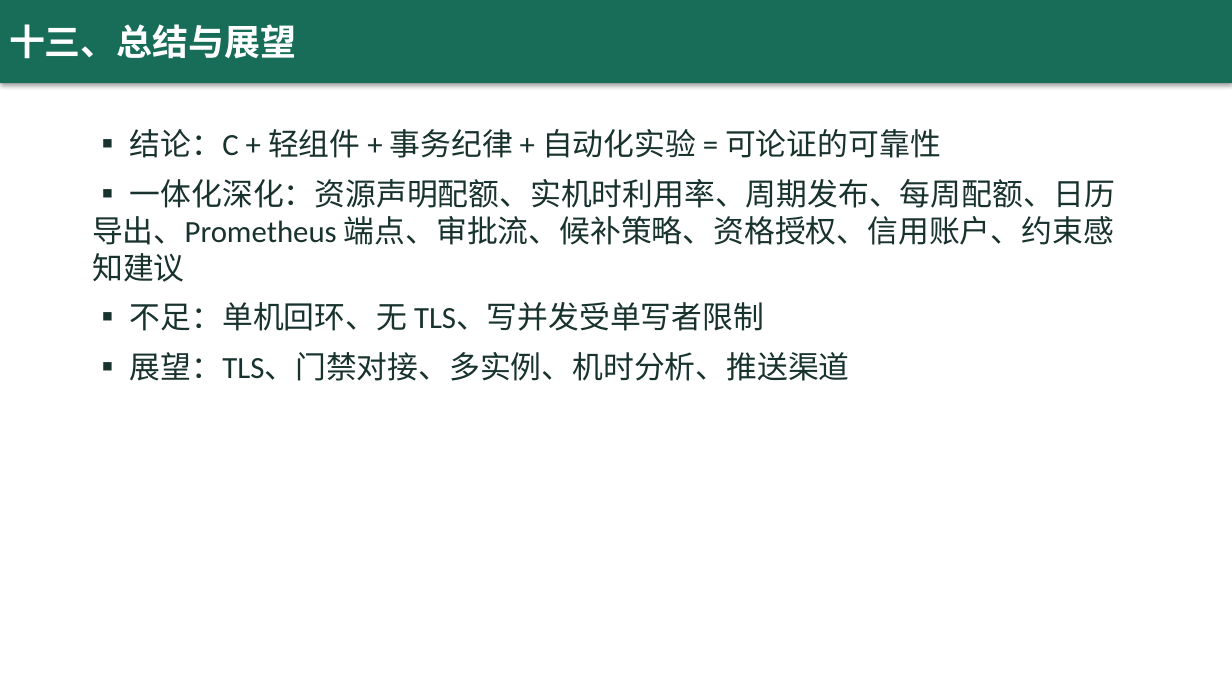
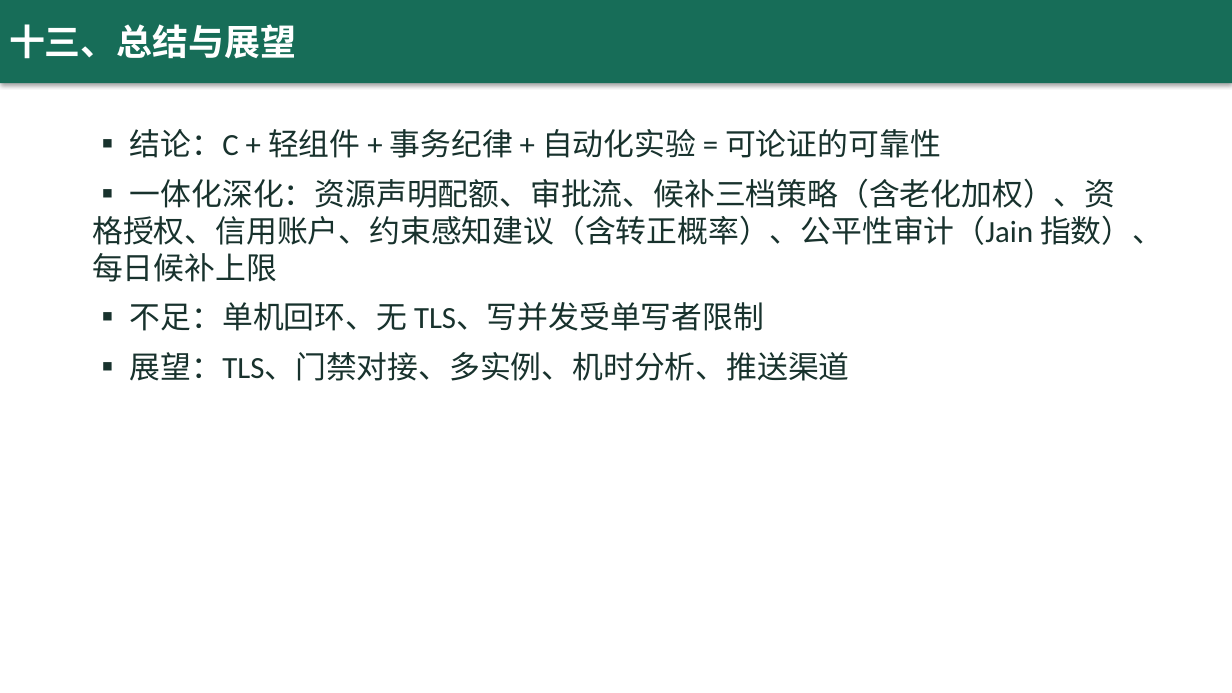
Before and after one commit to yq6666-66/lab-booking-system, a slide deck: slide 14 of docs/thesis/答辩演示.pptx. Drawn at 1232x693 pixels with LibreOffice and Linux fonts; fonts in the diff are those of the drawing. Boxes give left, top, right and bottom in pixels: in the first picture for what was removed or moved away, otherwise in the second. Text is boxed around its words. In the diff, an @@ line names an element or a change of style, - is before the commit and + after.

```diff
--- a/docs/thesis/答辩演示.pptx
+++ b/docs/thesis/答辩演示.pptx
@@ text at bbox=[92, 179, 1163, 282]: text changed @@
-▪ 一体化深化：资源声明配额、实机时利用率、周期发布、每周配额、日历导出、Prometheus 端点、审批流、候补策略、资格授权、信用账户、约束感知建议
+▪ 一体化深化：资源声明配额、审批流、候补三档策略（含老化加权）、资格授权、信用账户、约束感知建议（含转正概率）、公平性审计（Jain 指数）、每日候补上限
```
Also in this commit, not shown: 3 other slides changed, 40 other files.
